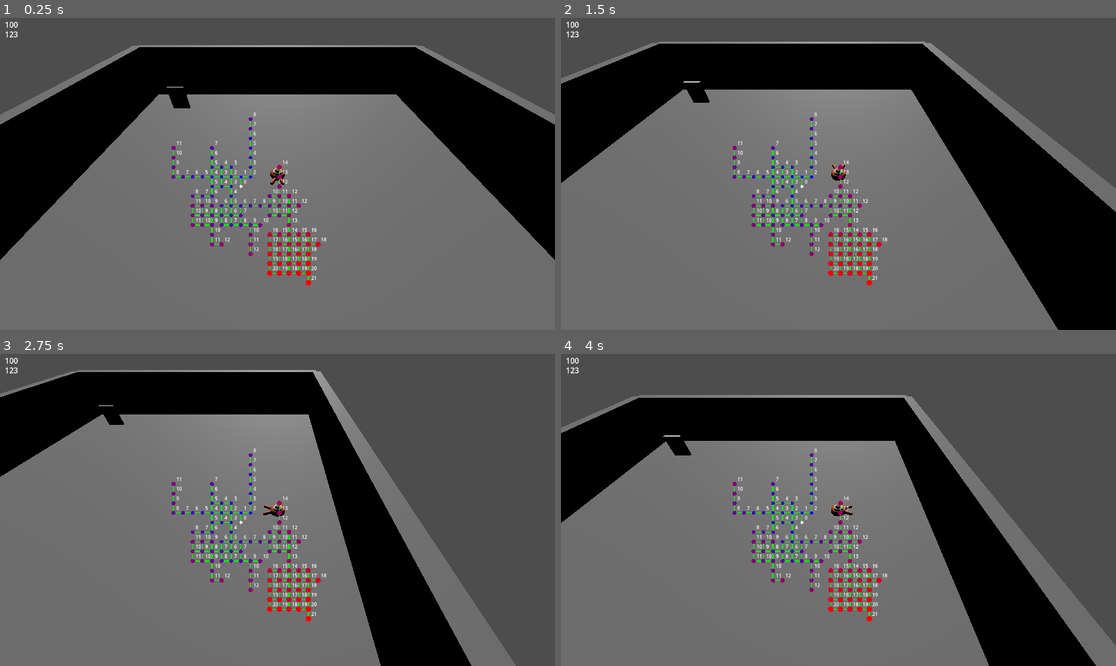
Above: before the commit, frames 1-4 (two rows, left to right).
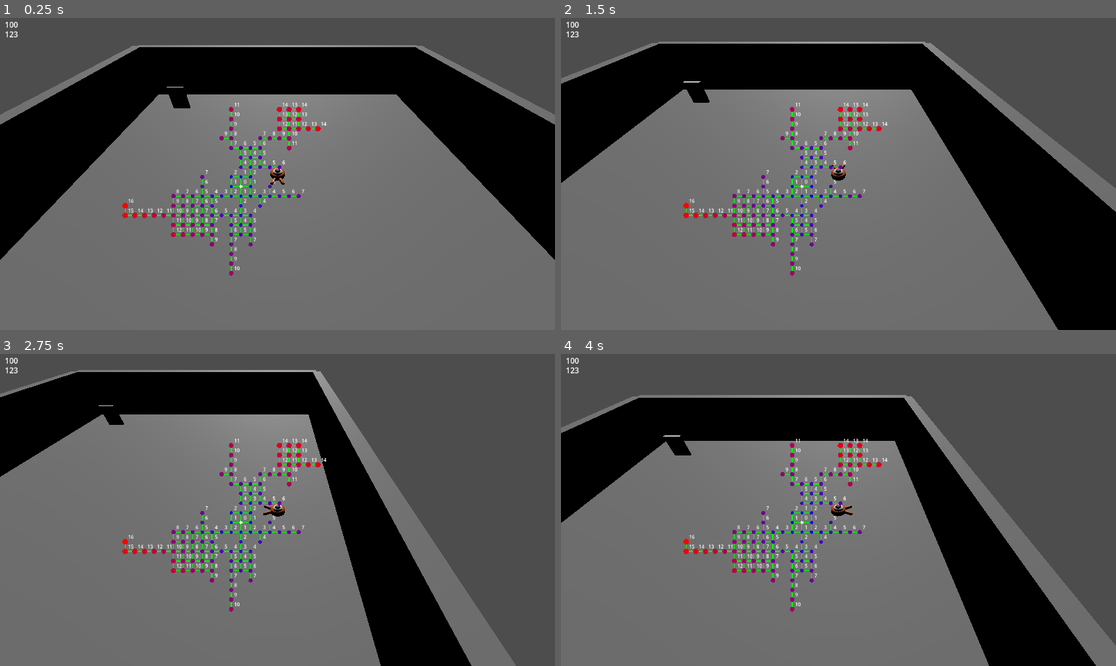
Above: after the commit, the same moments.

Repository: LeFodeurCou/Godot-Lab
Game: Godot game, scene res://World/Static/World000001.tscn
Same seed, same stepped clock (60 frames per second), same inputs: the game is played once before the commit and once after it. This scene is started directly instead of the project's main scene.
Inputs:
- Up to frame 1 (0.25 s): no input
- Up to frame 2 (1.5 s): tap Enter at 0.5 s; hold D (move_right) 0.53-1.28 s; tap Space (jump) at 0.77 s; hold S (move_back) from 1.28 s (still down)
- Up to frame 3 (2.75 s): tap Space (jump) at 1.52 s; release S (move_back) at 2.03 s; hold D (move_right) from 2.03 s (still down)
- Up to frame 4 (4 s): release D (move_right) at 2.78 s; hold W (move_forward) 2.78-3.53 s; tap Space (jump) at 3.02, 3.77 s; hold A (move_left) from 3.53 s (still down)

The runs differ from the first frame. In frame 1, 2.7% of the frame differs, in the area x 22-59%, y 27-86%; in frame 2, 2.7%; in frame 3, 2.7%; in frame 4, 2.7%.

Commit message:
Some more optimisations done based on how randomness was used

Diff:
--- a/Behaviour/ProceduralGeneration/ProceduralGenerator.gd
+++ b/Behaviour/ProceduralGeneration/ProceduralGenerator.gd
@@ -28,7 +28,6 @@
 	grid = createGrid()
 	var startCell = Cell.new(config.cellNumber, config.cellNumber)
 
-
 	grid[config.cellNumber + config.cellNumber * gridWidth] = cells.size()
 	cells.append(startCell)
 	frontier.append(startCell)
@@ -39,7 +38,7 @@
 		if rng.randf() < config.corridorCoefficient:
 			base = frontier.back()
 		else:
-			base = rng.pickRandom(frontier)
+			base = frontier[rng.randi(0, frontier.size() - 1)]
 		if(!placeRoomIfPossible(base)):
 			placeNeighborCell(base)
 	socketRandomConnecter()
@@ -54,6 +53,8 @@
 
 func placeRoomIfPossible(currentCell: Cell) -> bool:
 	for size in config.roomCoefficient.keys():
+		if cells.size() + size * size > config.cellNumber:
+			continue
 		var coef = config.roomCoefficient[size][0]
 		var maxRooms = config.roomCoefficient[size][1]
 		if roomCounts[size] >= maxRooms:
@@ -107,20 +108,17 @@
 					var ngi = px + py * gridWidth
 					if grid[ngi] != null && insideRoom(centerCell, px, py, half):
 						cell.connectToCell(cells[grid[ngi]], dir)
-					if abs(x) == half or abs(y) == half:
-						frontier.append(cell)
+			if abs(x) == half or abs(y) == half:
+				frontier.append(cell)
 
 func placeNeighborCell(currentCell: Cell) -> void:
-	var shuffledDirections = rng.shuffle([
-		Directions.DIR_UP,
-		Directions.DIR_RIGHT,
-		Directions.DIR_DOWN,
-		Directions.DIR_LEFT
-	])
-	if currentCell.direction != -1 && rng.randf() < config.directionMomentum:
-		shuffledDirections.erase(currentCell.direction)
-		shuffledDirections.push_front(currentCell.direction)
-	for dir in shuffledDirections:
+	var startDir = rng.randi(0, 3)
+	for i in 4:
+		var dir = (startDir + i) & 3
+		if currentCell.direction != -1 \
+		and i == 0 \
+		and rng.randf() < config.directionMomentum:
+			dir = currentCell.direction
 		var px = currentCell.x + Directions.DIR_X[dir]
 		var py = currentCell.y + Directions.DIR_Y[dir]
 		var gridI = px + py * gridWidth
